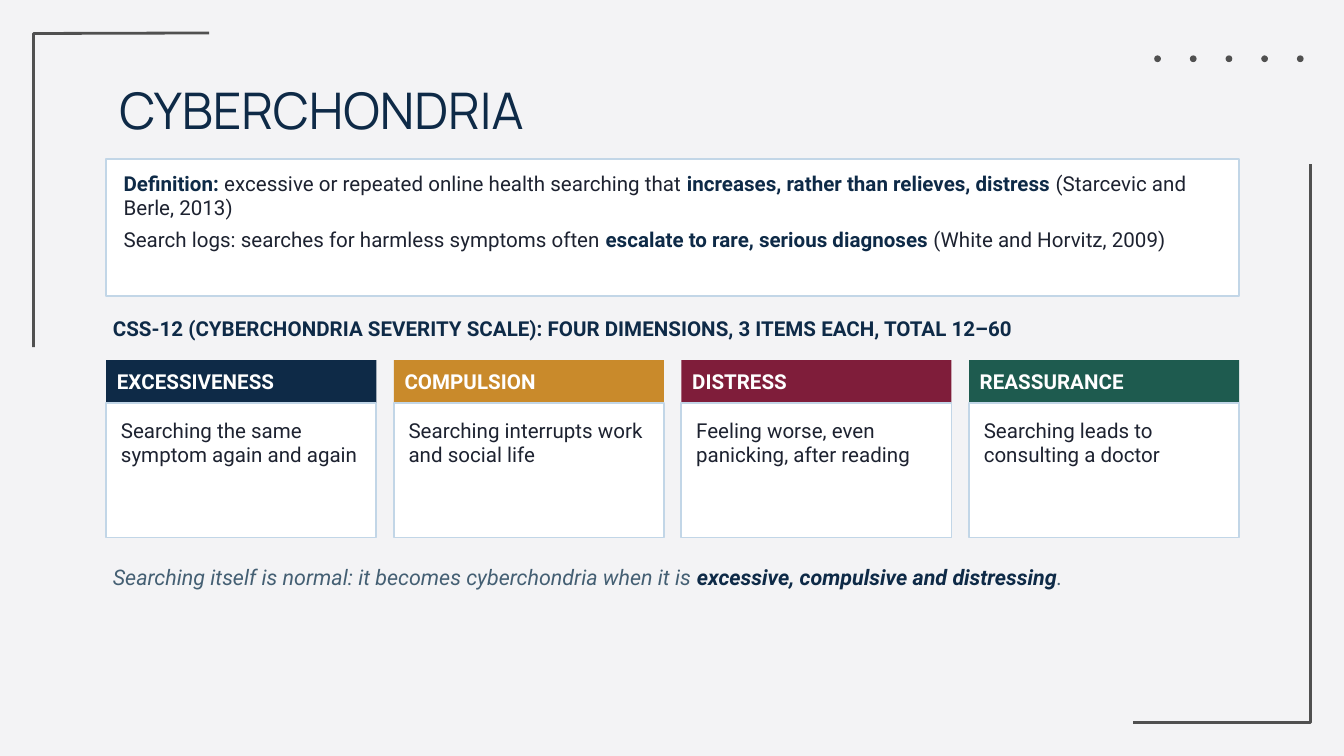
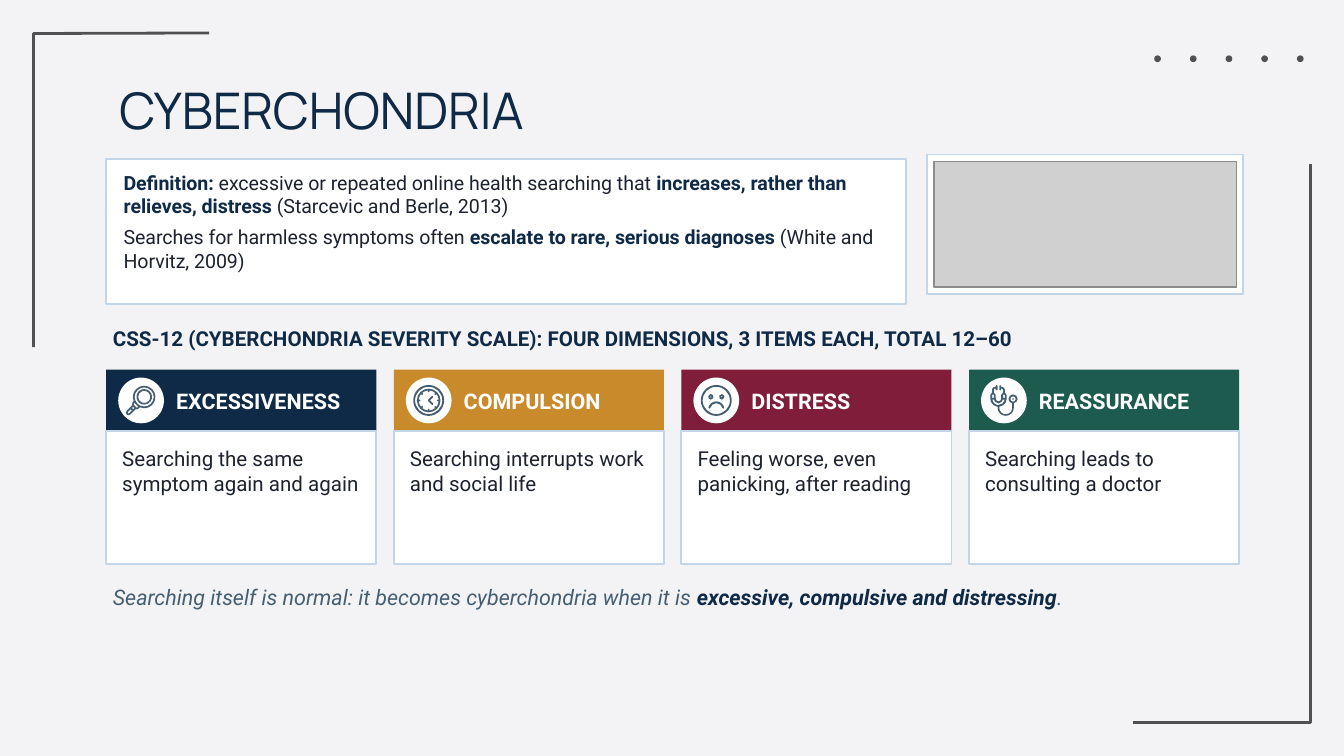
Before and after one commit to Yaseen279/History-Exam, a slide deck: slide 6 of research/output/study/slides/Defence_Final.pptx. Drawn at 1344x756 pixels with LibreOffice and Linux fonts; fonts in the diff are those of the drawing; grey boxes stand for pictures; background and template pictures are left out. Boxes give left, top, right and bottom in pixels: in the first picture for what was removed or moved away, otherwise in the second. Text is boxed around its words. In the diff, an @@ line names an element or a change of style, - is before the commit and + after.

```diff
--- a/research/output/study/slides/Defence_Final.pptx
+++ b/research/output/study/slides/Defence_Final.pptx
@@ rectangle: place and size @@
-rectangle at (106, 159, 1239, 296)
+rectangle at (106, 159, 906, 304)
@@ text at (124, 175, 847, 218): size 11 to 10.5 pt in "Definition: excessive or repeated online health searching ..." @@
@@ rectangle added at (927, 155, 1243, 294), fill #FFFFFF, outline #C2D6E7 1 pt @@
@@ picture added at (934, 161, 1236, 288) @@
@@ text at (124, 228, 873, 273): text changed; size 11 to 10.5 pt @@
-Search logs: searches for harmless symptoms often escalate to rare, serious diagnoses (White and Horvitz, 2009)
+Searches for harmless symptoms often escalate to rare, serious diagnoses (White and Horvitz, 2009)
@@ text "CSS-12 (CYBERCHONDRIA SEVERITY SCALE): FOUR ...": place and size @@
-text "CSS-12 (CYBERCHONDRIA SEVERITY SCALE): FOUR ..." at (113, 320, 1012, 341)
+text "CSS-12 (CYBERCHONDRIA SEVERITY SCALE): FOUR ..." at (113, 330, 1012, 351)
@@ rectangle "EXCESSIVENESS": place and size @@
-rectangle "EXCESSIVENESS" at (106, 360, 376, 403)
+rectangle "EXCESSIVENESS" at (106, 370, 376, 431)
@@ ellipse added at (118, 378, 164, 423), fill #FFFFFF @@
@@ freeform shape added at (126, 386, 157, 415), fill #445F73 @@
@@ rectangle "COMPULSION": place and size @@
-rectangle "COMPULSION" at (394, 360, 664, 403)
+rectangle "COMPULSION" at (394, 370, 664, 431)
@@ ellipse added at (406, 378, 452, 423), fill #FFFFFF @@
@@ freeform shape added at (414, 386, 445, 417), fill #445F73 @@
@@ freeform shape added at (417, 388, 441, 413), fill #445F73 @@
@@ rectangle "DISTRESS": place and size @@
-rectangle "DISTRESS" at (681, 360, 952, 403)
+rectangle "DISTRESS" at (681, 370, 952, 431)
@@ ellipse added at (694, 378, 739, 423), fill #FFFFFF @@
@@ size 11 to 11.5 pt in 4 elements at (106, 370, 376, 431), (394, 370, 664, 431), (681, 370, 952, 431), (969, 370, 1239, 431) @@
@@ rectangle "REASSURANCE": place and size @@
-rectangle "REASSURANCE" at (969, 360, 1239, 403)
+rectangle "REASSURANCE" at (969, 370, 1239, 431)
@@ ellipse added at (981, 378, 1027, 423), fill #FFFFFF @@
@@ freeform shape added at (991, 386, 1017, 417), fill #445F73 @@
@@ freeform shape added at (136, 390, 153, 406), fill #445F73 @@
@@ freeform shape added at (427, 396, 433, 406), fill #445F73 @@
@@ group added at (700, 386, 731, 417): 4 freeform shapes @@
@@ freeform shape added at (1012, 398, 1013, 399), fill #445F73 @@
@@ rectangle: place and size @@
-rectangle at (681, 403, 952, 538)
+rectangle at (106, 431, 376, 564)
@@ text "Searching the same symptom again ...": place and size @@
-text "Searching the same symptom again ..." at (121, 422, 357, 467)
+text "Searching the same symptom again ..." at (122, 450, 358, 496)
@@ less space between paragraphs in 4 elements at (985, 450, 1161, 496), (698, 450, 911, 496), (122, 450, 358, 496), (410, 450, 644, 492) @@
@@ rectangle: place and size @@
-rectangle at (106, 403, 376, 538)
+rectangle at (681, 431, 952, 564)
@@ text "Feeling worse, even panicking, after ...": place and size @@
-text "Feeling worse, even panicking, after ..." at (696, 422, 909, 467)
+text "Feeling worse, even panicking, after ..." at (698, 450, 911, 496)
@@ 2 texts, 2 rectangles: place and size @@
-2 texts, 2 rectangles at (394, 403, 1239, 538)
+2 texts, 2 rectangles at (394, 431, 1239, 564)
@@ text "Searching itself is normal: it ...": place and size @@
-text "Searching itself is normal: it ..." at (113, 568, 1063, 590)
+text "Searching itself is normal: it ..." at (113, 588, 1063, 610)
```
Also in this commit, not shown: 7 other slides changed, 8 other files.
